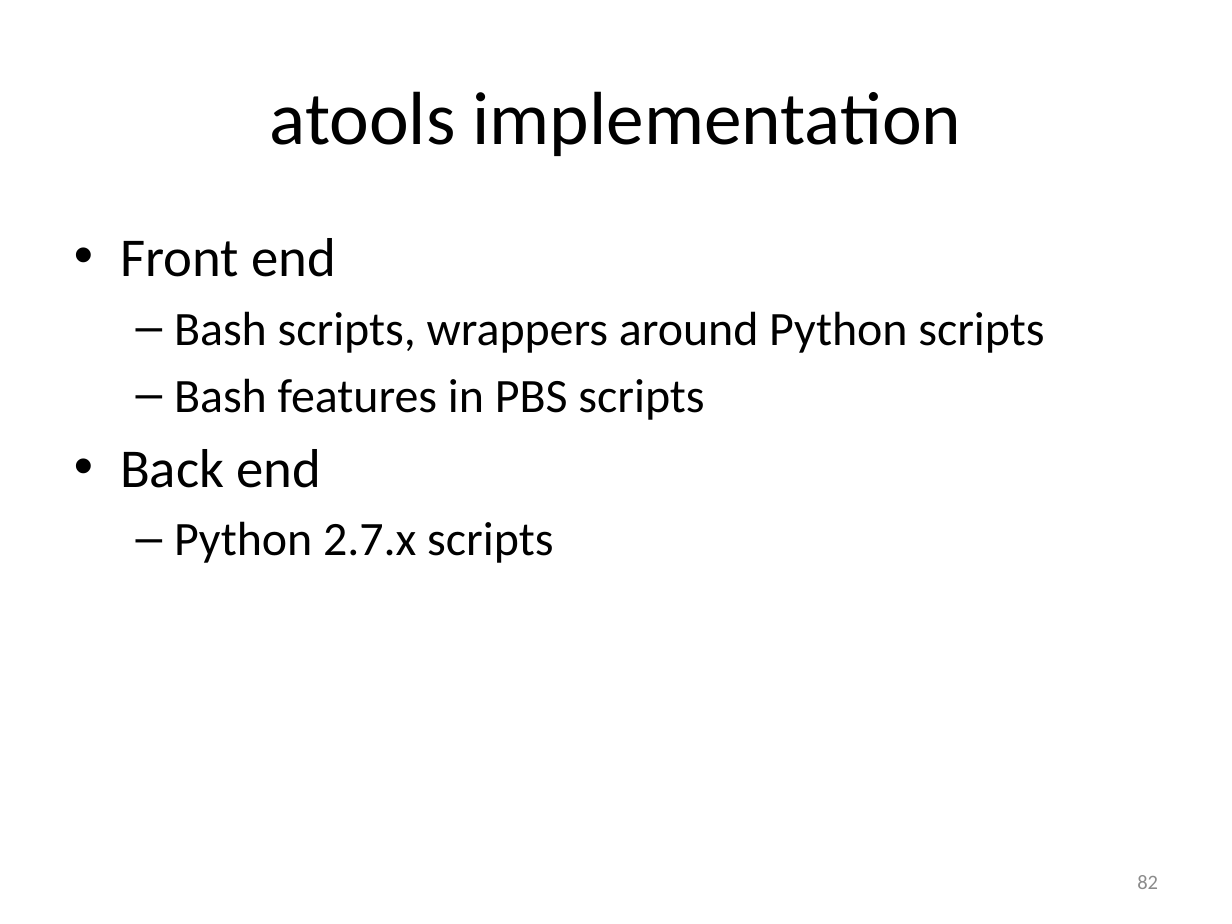
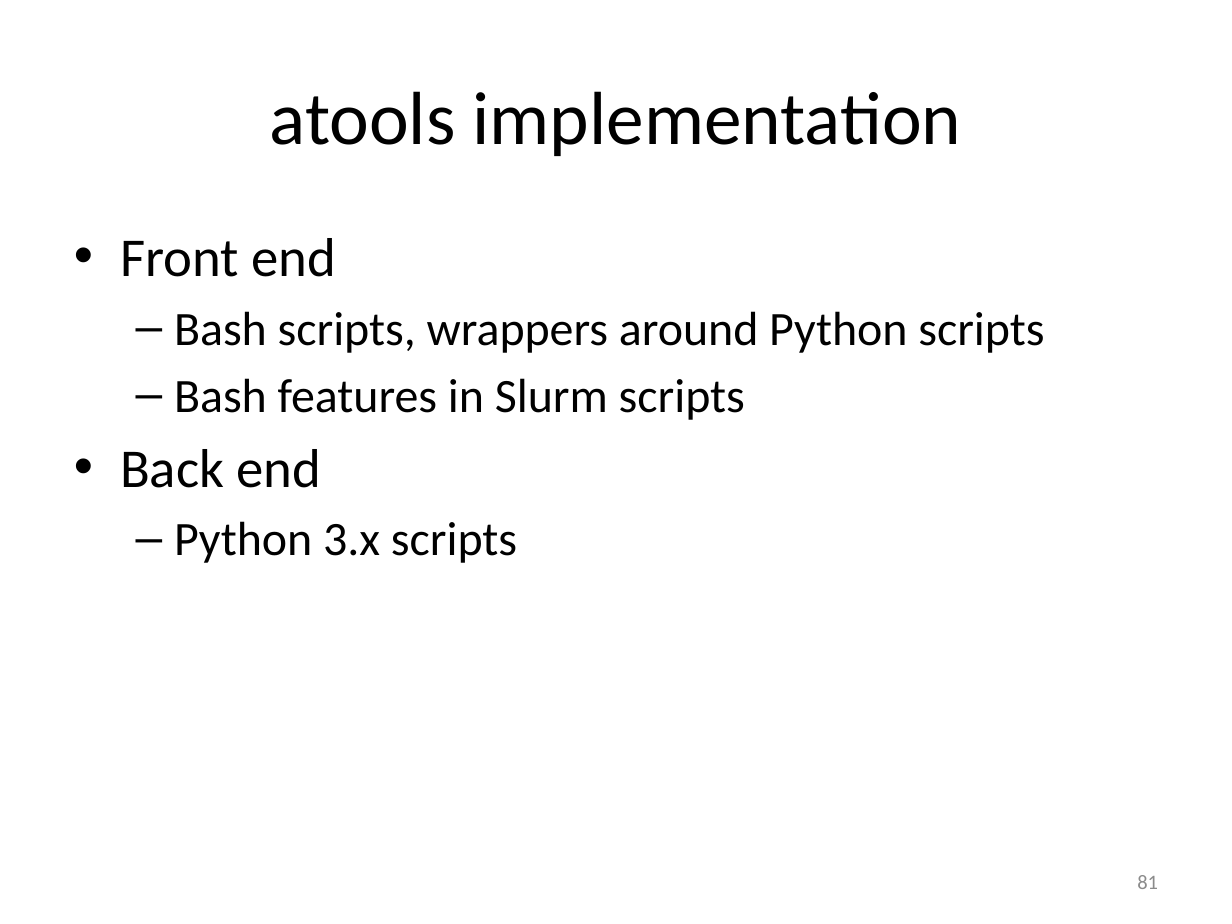
Before and after one commit to gjbex/worker-and-atools, a slide deck: slide 81 of worker_atools.pptx (slide 82 before the commit). Drawn at 1232x924 pixels with LibreOffice and Linux fonts; fonts in the diff are those of the drawing. Boxes give left, top, right and bottom in pixels: in the first picture for what was removed or moved away, otherwise in the second. Text is boxed around its words. In the diff, an @@ line names an element or a change of style, - is before the commit and + after.

Commit message:
Adapted atools slides for Slurm

```diff
--- a/worker_atools.pptx
+++ b/worker_atools.pptx
@@ text at [174,378,745,420]: text changed @@
-  – Bash features in PBS scripts
+  – Bash features in Slurm scripts
@@ text at [174,521,517,563]: text changed @@
-  – Python 2.7.x scripts
+  – Python 3.x scripts
@@ page number at [1137,875,1158,889]: text changed @@
-82
+81
```
Also in this commit, not shown: 22 other slides changed, 1 slide removed.
